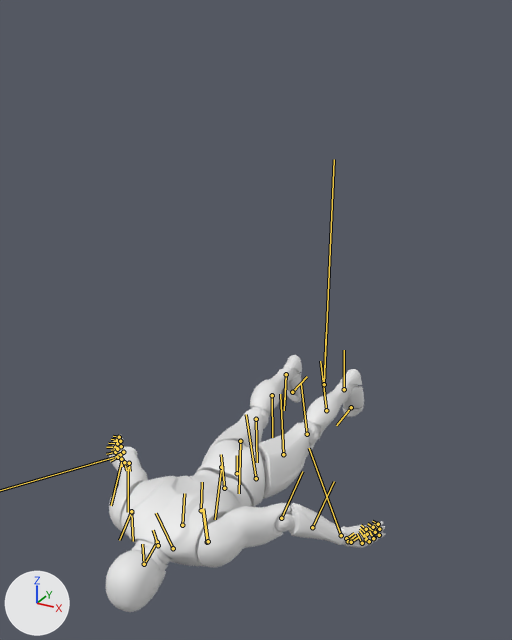
Two versions of the FBX model web/public/fbx/mannequin.fbx, one commit apart.
Both versions are drawn from a 50 mm lens placed at (1.35, -3.26, 1.93), pointed at (0.02, -0.82, 0.71). Lighting does not change. The marker at lower left points along +X, +Y and +Z. The bones that bend it are drawn over the model as lines.

Objects in the first picture: 'SK_Mannequin_LOD0'.
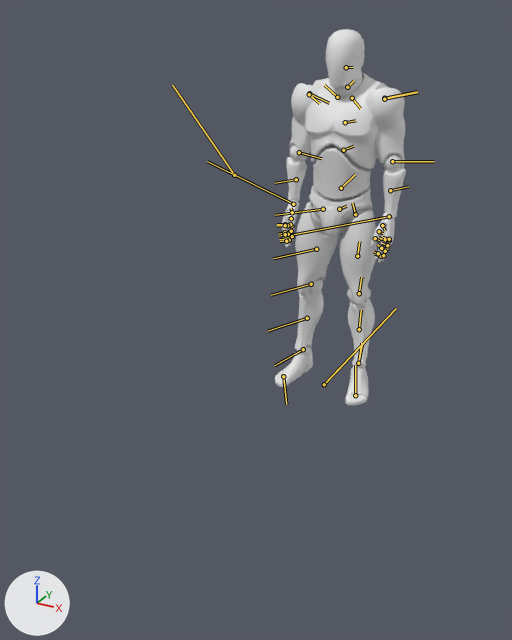
The newer file adds an action. The first version stands in its rest pose; the second is drawn at frame 1 of the action '0rest'.

What the commit changed:
Bone 'root' (bone_root) turns from (0, 0, 0) to (-90, 0, 0) degrees about its own x, y and z.
Bone 'pelvis' (bone_pelvis) moves from (0.0, 0.0, 0.0) to (1.3, 9.8, 0.0).
Bone 'pelvis' (bone_pelvis) turns from (0, 0, 0) to (0, 1, 4) degrees about its own x, y and z.
Bone 'thigh_r' (bone_thigh_r) turns from (0, 0, 0) to (16, 1, -1) degrees about its own x, y and z.
Bone 'calf_r' (bone_calf_r) turns from (0, 0, 0) to (0, 0, 7) degrees about its own x, y and z.
Bone 'foot_r' (bone_foot_r) turns from (0, 0, 0) to (0, -1, -16) degrees about its own x, y and z.
Bone 'thigh_l' (bone_thigh_l) turns from (0, 0, 0) to (16, -1, -1) degrees about its own x, y and z.
Bone 'calf_l' (bone_calf_l) turns from (0, 0, 0) to (0, 0, 7) degrees about its own x, y and z.
Bone 'foot_l' (bone_foot_l) turns from (0, 0, 0) to (-2, -3, -16) degrees about its own x, y and z.
Bone 'spine_01' (bone_spine_01) turns from (0, 0, 0) to (0, 0, -7) degrees about its own x, y and z.
Bone 'spine_02' (bone_spine_02) turns from (0, 0, 0) to (0, -1, -3) degrees about its own x, y and z.
Bone 'clavicle_r' (bone_clavicle_r) turns from (0, 0, 0) to (-28, -11, -22) degrees about its own x, y and z.
Bone 'upperarm_r' (bone_upperarm_r) turns from (0, 0, 0) to (75, 46, 34) degrees about its own x, y and z.
Bone 'lowerarm_r' (bone_lowerarm_r) turns from (0, 0, 0) to (1, 5, 19) degrees about its own x, y and z.
Bone 'lowerarm_twist_01_r' (bone_lowerarm_twist_01_r) turns from (0, 0, 0) to (-51, 0, 0) degrees about its own x, y and z.
Bone 'hand_r' (bone_hand_r) turns from (0, 0, 0) to (-66, -7, -28) degrees about its own x, y and z.
Bone 'thumb_01_r' (bone_thumb_01_r) turns from (0, 0, 0) to (0, 0, 11) degrees about its own x, y and z.
Bone 'thumb_02_r' (bone_thumb_02_r) turns from (0, 0, 0) to (0, 0, 9) degrees about its own x, y and z.
Bone 'thumb_03_r' (bone_thumb_03_r) turns from (0, 0, 0) to (0, 0, 16) degrees about its own x, y and z.
Bone 'pinky_01_r' (bone_pinky_01_r) turns from (0, 0, 0) to (6, -1, 6) degrees about its own x, y and z.
Bone 'middle_02_r' (bone_middle_02_r) turns from (0, 0, 0) to (0, 0, 1) degrees about its own x, y and z.
Bone 'middle_03_r' (bone_middle_03_r) turns from (0, 0, 0) to (0, 0, 1) degrees about its own x, y and z.
Bone 'neck_01' (bone_neck_01) turns from (0, 0, 0) to (1, -3, 6) degrees about its own x, y and z.
Bone 'head' (bone_head) turns from (0, 0, 0) to (0, 3, 1) degrees about its own x, y and z.
Bone 'clavicle_l' (bone_clavicle_l) turns from (0, 0, 0) to (-27, -11, -22) degrees about its own x, y and z.
Bone 'upperarm_l' (bone_upperarm_l) turns from (0, 0, 0) to (75, 46, 34) degrees about its own x, y and z.
Bone 'lowerarm_l' (bone_lowerarm_l) turns from (0, 0, 0) to (1, 5, 20) degrees about its own x, y and z.
Bone 'hand_l' (bone_hand_l) turns from (0, 0, 0) to (-66, -7, -28) degrees about its own x, y and z.
Bone 'middle_02_l' (bone_middle_02_l) turns from (0, 0, 0) to (0, 0, 1) degrees about its own x, y and z.
Bone 'middle_03_l' (bone_middle_03_l) turns from (0, 0, 0) to (0, 0, 1) degrees about its own x, y and z.
Bone 'thumb_01_l' (bone_thumb_01_l) turns from (0, 0, 0) to (0, 0, 11) degrees about its own x, y and z.
Bone 'thumb_02_l' (bone_thumb_02_l) turns from (0, 0, 0) to (0, 0, 9) degrees about its own x, y and z.
Bone 'thumb_03_l' (bone_thumb_03_l) turns from (0, 0, 0) to (0, 0, 16) degrees about its own x, y and z.
Bone 'pinky_01_l' (bone_pinky_01_l) turns from (0, 0, 0) to (6, -1, 6) degrees about its own x, y and z.
Bone 'lowerarm_twist_01_l' (bone_lowerarm_twist_01_l) turns from (0, 0, 0) to (-51, 0, 0) degrees about its own x, y and z.

What differs and where, as boxes [x1, y1, x2, y2] in the pictures (512 x 640 px):
'SK_Mannequin_LOD0', posed (53% narrower, 46% taller)
    before: [106, 355, 385, 612]
    after: [275, 29, 406, 405]
bone 'root', root to tip
    before: (324, 384) to (326, 332)
    after: (324, 384) to (346, 361)
bone 'pelvis', root to tip
    before: (237, 473) to (237, 455)
    after: (339, 209) to (346, 206)
bone 'thigh_r', root to tip
    before: (221, 467) to (215, 519)
    after: (323, 209) to (275, 215)
bone 'calf_r', root to tip
    before: (256, 419) to (257, 462)
    after: (311, 284) to (271, 295)
bone 'foot_r', root to tip
    before: (286, 374) to (284, 405)
    after: (303, 349) to (279, 363)
bone 'thigh_l', root to tip
    before: (256, 478) to (246, 414)
    after: (355, 214) to (352, 203)
bone 'calf_l', root to tip
    before: (307, 434) to (301, 383)
    after: (359, 293) to (361, 277)
bone 'foot_l', root to tip
    before: (344, 389) to (344, 356)
    after: (358, 363) to (362, 345)
bone 'spine_01', root to tip
    before: (224, 488) to (221, 454)
    after: (341, 188) to (355, 174)
bone 'spine_02', root to tip
    before: (201, 510) to (202, 482)
    after: (343, 150) to (353, 146)
bone 'clavicle_r', root to tip
    before: (157, 542) to (144, 564)
    after: (337, 97) to (324, 85)
bone 'upperarm_r', root to tip
    before: (131, 512) to (133, 541)
    after: (309, 93) to (329, 103)
bone 'lowerarm_r', root to tip
    before: (128, 464) to (128, 512)
    after: (299, 152) to (321, 158)
bone 'lowerarm_twist_01_r', root to tip
    before: (122, 460) to (111, 505)
    after: (296, 179) to (275, 183)
bone 'hand_r', root to tip
    before: (117, 456) to (94, 463)
    after: (293, 204) to (276, 195)
bone 'thumb_01_r', root to tip
    before: (121, 459) to (122, 466)
    after: (292, 212) to (291, 208)
bone 'thumb_02_r', root to tip
    before: (124, 462) to (126, 470)
    after: (291, 218) to (290, 216)
bone 'thumb_03_r', root to tip
    before: (129, 463) to (130, 471)
    after: (291, 226) to (290, 224)
bone 'pinky_01_r', root to tip
    before: (116, 443) to (108, 443)
    after: (290, 224) to (285, 224)
bone 'middle_02_r', root to tip
    before: (117, 449) to (111, 450)
    after: (285, 234) to (279, 236)
bone 'middle_03_r', root to tip
    before: (121, 446) to (113, 448)
    after: (286, 241) to (280, 241)
bone 'neck_01', root to tip
    before: (158, 545) to (153, 530)
    after: (347, 87) to (354, 80)
bone 'head', root to tip
    before: (144, 564) to (142, 544)
    after: (346, 67) to (353, 67)
bone 'clavicle_l', root to tip
    before: (173, 548) to (156, 513)
    after: (352, 98) to (360, 108)
bone 'upperarm_l', root to tip
    before: (207, 542) to (202, 508)
    after: (384, 98) to (417, 91)
bone 'lowerarm_l', root to tip
    before: (281, 518) to (302, 471)
    after: (392, 161) to (434, 161)
bone 'hand_l', root to tip
    before: (341, 535) to (334, 516)
    after: (389, 216) to (369, 220)
bone 'middle_02_l', root to tip
    before: (374, 537) to (367, 531)
    after: (385, 250) to (379, 246)
bone 'middle_03_l', root to tip
    before: (379, 535) to (374, 528)
    after: (381, 256) to (375, 254)
bone 'thumb_01_l', root to tip
    before: (346, 538) to (354, 533)
    after: (382, 225) to (385, 230)
bone 'thumb_02_l', root to tip
    before: (348, 541) to (355, 535)
    after: (379, 231) to (383, 233)
bone 'thumb_03_l', root to tip
    before: (351, 542) to (359, 536)
    after: (375, 238) to (379, 240)
bone 'pinky_01_l', root to tip
    before: (366, 529) to (361, 525)
    after: (389, 239) to (382, 237)
bone 'lowerarm_twist_01_l', root to tip
    before: (312, 527) to (334, 481)
    after: (390, 190) to (408, 186)
